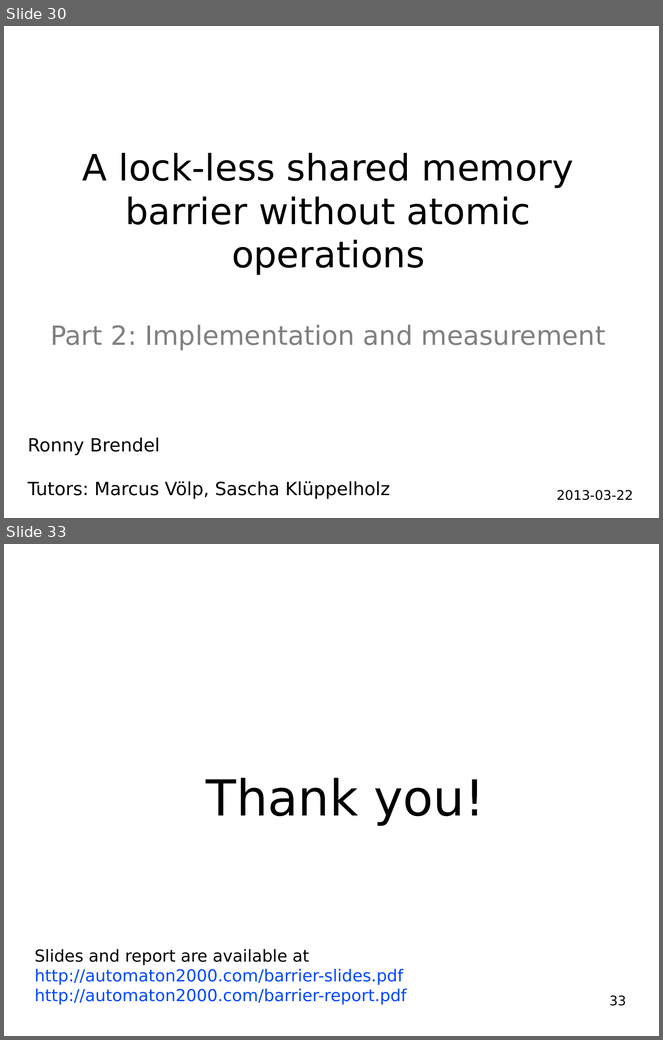
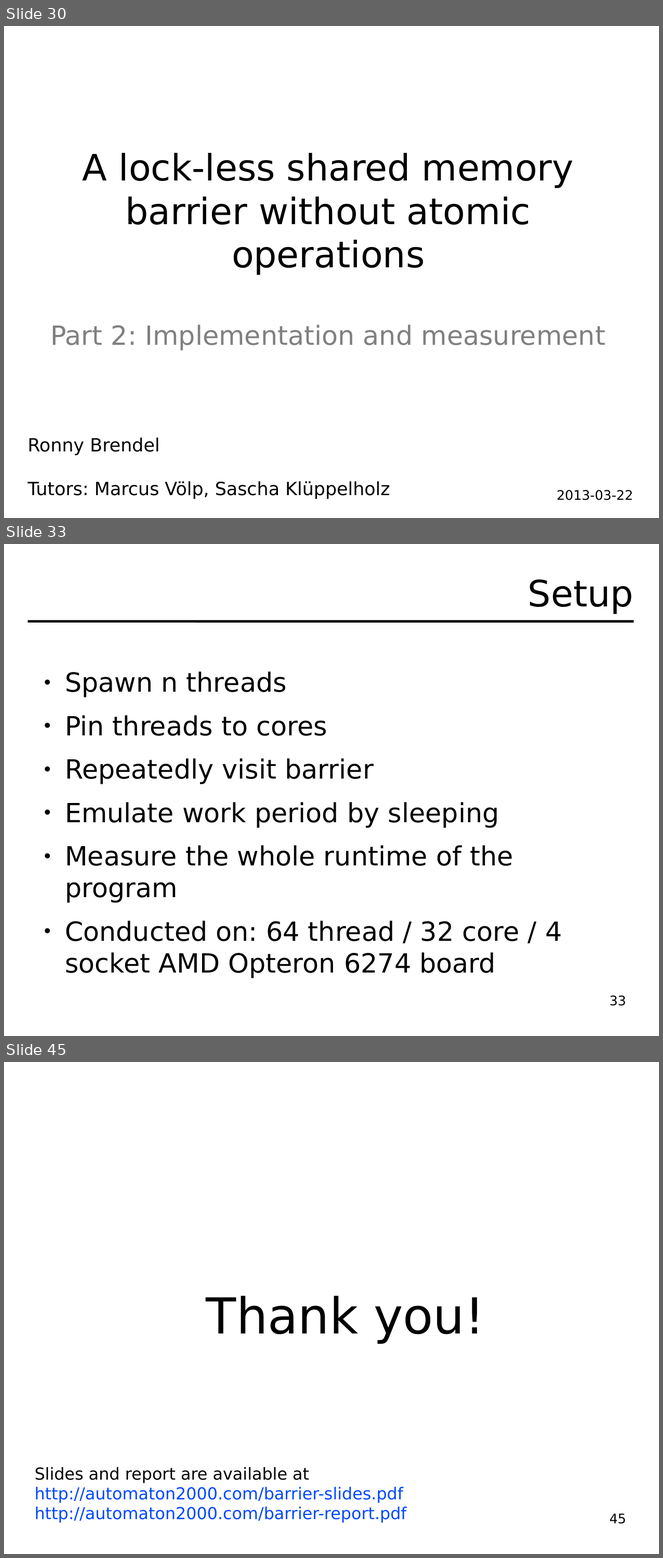
Before and after one commit to hydroo/minor-thesis-barriers, a slide deck: presentation/slides.odp. Shown one above the other, each under a label of ours: slides 30 and 33 before the commit, slides 30, 33 and 45 after it; the slides between them are not shown. The pictures are 663x1040 and 663x1558 pixels, drawn with LibreOffice and Linux fonts; fonts in the diff are those of the drawing. Boxes give left, top, right and bottom in pixels: in the first picture for what was removed or moved away, otherwise in the second. Text is boxed around its words. In the diff, an @@ line names an element or a change of style, - is before the commit and + after.

```diff
--- a/presentation/slides.odp
+++ b/presentation/slides.odp
@@ slide 33 added at (4, 544, 659, 1036), background #FFFFFF @@
@@ title added at (528, 579, 634, 614), 44 pt, text #000000 @@
+Setup
@@ line added from (28, 621) to (634, 621), #000000 2.89 pt @@
@@ text added at (65, 671, 562, 978), 32 pt, text #000000 @@
+● Spawn n threads
+● Pin threads to cores
+● Repeatedly visit barrier
+● Emulate work period by sleeping
+● Measure the whole runtime of the program
+● Conducted on: 64 thread / 32 core / 4 socket AMD Opteron 6274 board
@@ page number added at (610, 995, 626, 1006), 16 pt, text #000000 @@
+33
@@ what was slide 33 is now slide 45 @@
@@ page number at (610, 1513, 626, 1524): text changed @@
-33
+45
```
Also in this commit, not shown: 3 slides changed, 11 other slides added, 3 other files.
